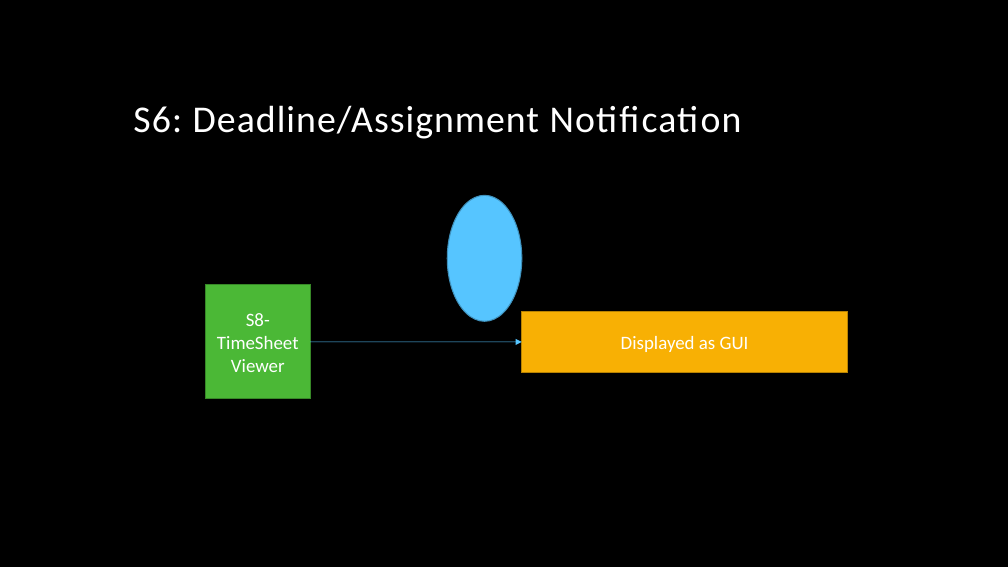
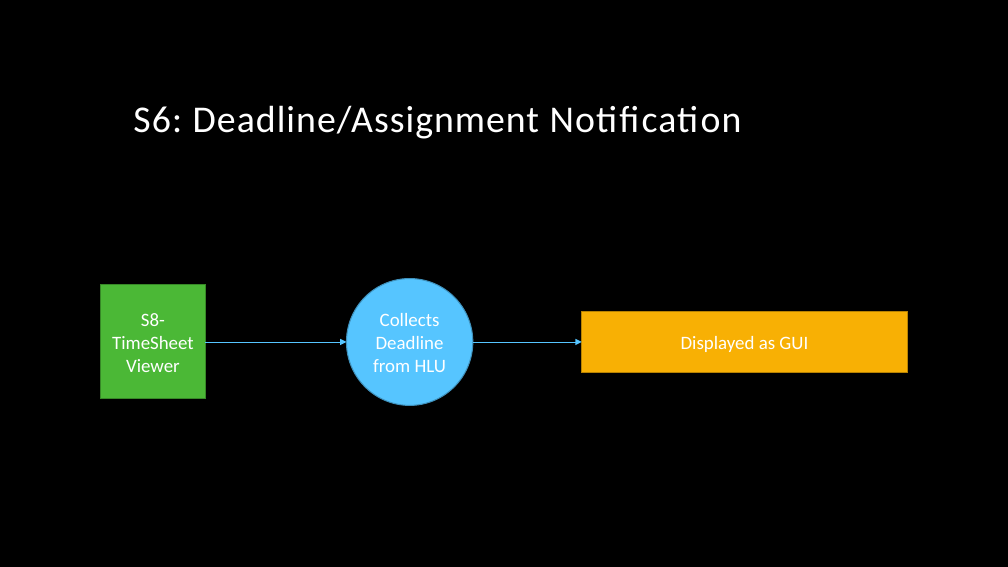
Before and after one commit to arnyboy101/InsemiTimeSheet, a slide deck: slide 7 of SubRoutine Diagrams/Notice Board.pptx. Drawn at 1008x567 pixels with LibreOffice and Linux fonts; fonts in the diff are those of the drawing; background and template pictures are left out. Boxes give left, top, right and bottom in pixels: in the first picture for what was removed or moved away, otherwise in the second. Text is boxed around its words. In the diff, an @@ line names an element or a change of style, - is before the commit and + after.

```diff
--- a/SubRoutine Diagrams/Notice Board.pptx
+++ b/SubRoutine Diagrams/Notice Board.pptx
@@ ellipse removed at (x1=447, y1=195, x2=522, y2=321) @@
@@ rectangle "S8-TimeSheetViewer" moved from (x1=206, y1=285, x2=310, y2=399) to (x1=101, y1=285, x2=205, y2=399) @@
@@ ellipse added at (x1=346, y1=278, x2=473, y2=405), fill #56C5FF, outline #4092BD 1 pt, 18 pt, text #FFFFFF @@
+Collects Deadline from HLU
@@ rectangle "Displayed as GUI" moved from (x1=522, y1=312, x2=848, y2=373) to (x1=582, y1=312, x2=907, y2=373) @@
@@ arrow moved from (310, 342) - (522, 342) to (206, 342) - (346, 342) @@
@@ arrow added from (473, 342) to (582, 342), #56C5FF 0.5 pt @@
```
Also in this commit, not shown: 5 other slides changed.
